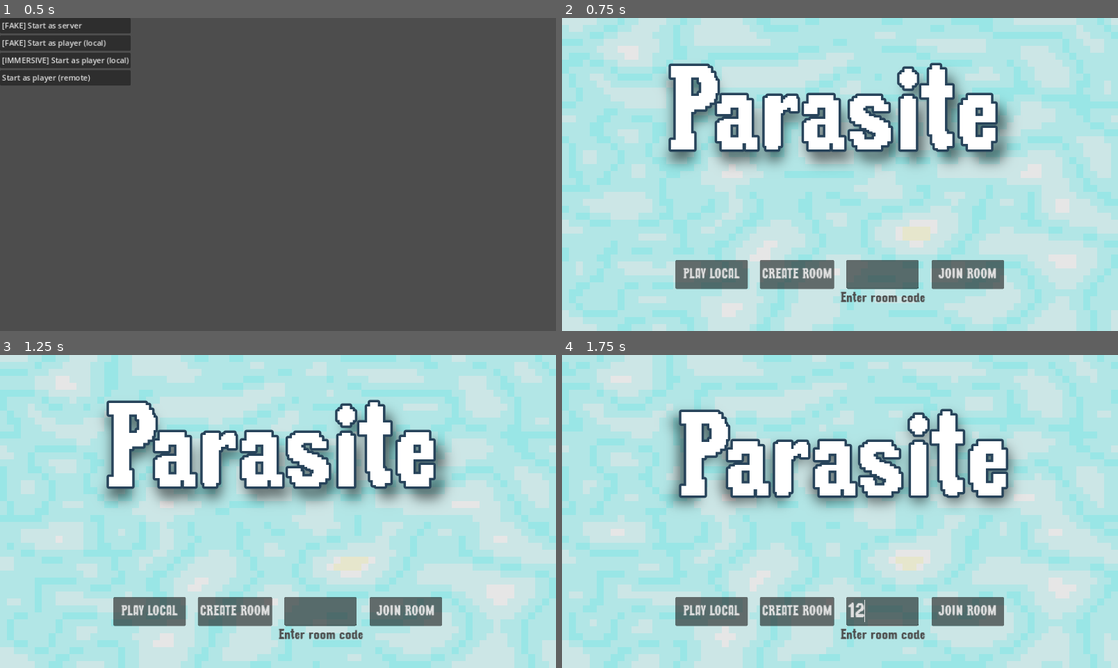
Above: before the commit, frames 1-4 (two rows, left to right).
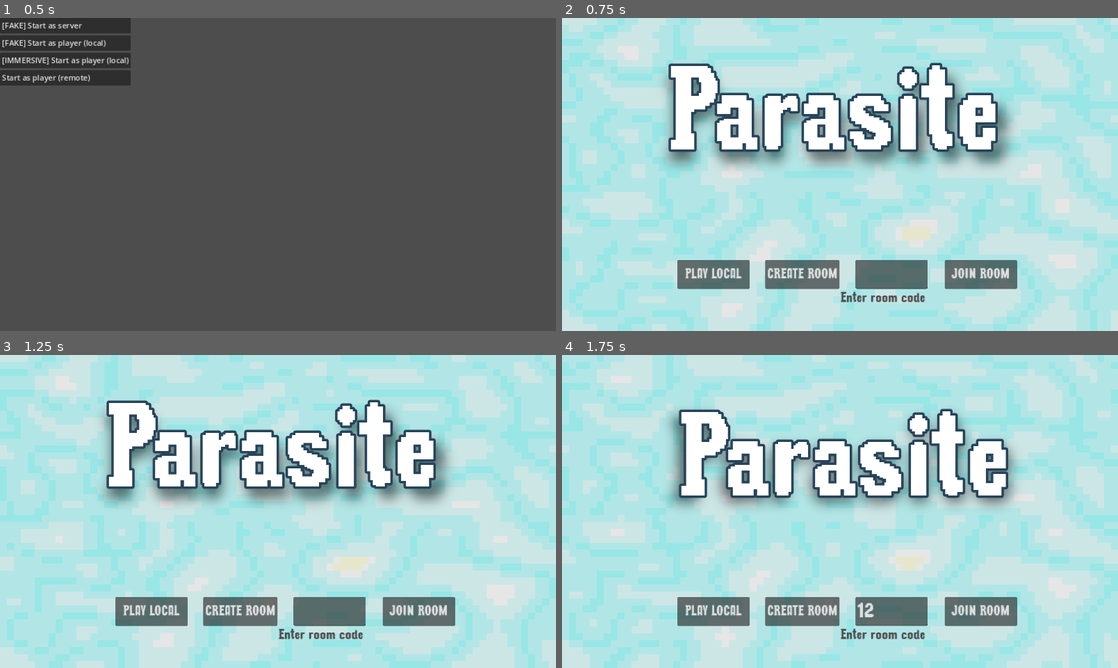
Above: after the commit, the same moments.

Repository: patator62180/GDWL_67
Game: Godot game, scene res://scenes/main/main.tscn
Same seed, same stepped clock (60 frames per second), same inputs: the game is played once before the commit and once after it.
Inputs (mouse positions are in pixels of both pictures, inside the frame that each line leads up to):
- Up to frame 1 (0.5 s): no input
- Up to frame 2 (0.75 s): click "[FAKE] Start as player (local)" at 0.5 s
- Up to frame 3 (1.25 s): no input
- Up to frame 4 (1.75 s): click (884, 611) at 1.27 s; type "12" at 1.35 s

Frame 1 is identical in both runs. In frame 2, 1.8% of the frame differs, in the area x 20-82%, y 77-87%; in frame 3, 1.8%; in frame 4, 1.9%.

Commit message:
shake join button if errors on room code

Diff:
--- a/scenes/immersive/immersive.gd
+++ b/scenes/immersive/immersive.gd
@@ -30,6 +30,7 @@
     signal joined
     signal hosted
     signal peer_player_joined
+    signal joining_failed
 
     var immersive_url: String
     var game_instances_host: String
@@ -70,12 +71,16 @@
     func on_game_joined(id: int):
         joined.emit(game_room_code, id)
 
-    func on_game_room_info_received(_result, _response_code, _headers, response):
-        var peer = WebSocketMultiplayerPeer.new()
-        game_room_code = response['code']
-        multiplayer.peer_connected.connect(on_game_joined)
-        peer.create_client(game_instances_host + ':' + str(response['port']))
-        multiplayer.multiplayer_peer = peer
+    func on_game_room_info_received(_result, response_code, _headers, response):
+        if response_code != 200:
+            joining_failed.emit(response_code)
+        else:
+            var peer = WebSocketMultiplayerPeer.new()
+
+            game_room_code = response['code']
+            multiplayer.peer_connected.connect(on_game_joined)
+            peer.create_client(game_instances_host + ':' + str(response['port']))
+            multiplayer.multiplayer_peer = peer
 
     func starts_playing():
         if not is_faking_requests:
@@ -87,7 +92,7 @@
 
     func book_game_room(game_name: String):
         if is_local and is_faking_requests:
-            on_game_room_info_received(null, null, null, {'code': LOCAL_CODE, 'port': LOCAL_PORT})
+            on_game_room_info_received(null, 200, null, {'code': LOCAL_CODE, 'port': LOCAL_PORT})
         else:
             request('/game-instances/', HTTPClient.METHOD_POST, {'name': game_name}, on_game_room_info_received)
 
@@ -126,7 +131,7 @@
 
     func join_game_room(code: String):
         if is_local and is_faking_requests:
-            on_game_room_info_received(null, null, null, {'code': LOCAL_CODE, 'port': LOCAL_PORT})
+            on_game_room_info_received(null, 200, null, {'code': LOCAL_CODE, 'port': LOCAL_PORT})
         else:
             request('/game-instances/%s/' % code, HTTPClient.METHOD_GET, null, on_game_room_info_received)
 
--- a/scenes/menus/choices_screen.gd
+++ b/scenes/menus/choices_screen.gd
@@ -8,9 +8,11 @@
 @export var join_room_code: TextEdit
 @export var game_scene: PackedScene
 @export var node_to_replace: Node
+@export var animation_player: AnimationPlayer
 
 func _ready():
     Immersive.client.joined.connect(on_game_room_joined)
+    Immersive.client.joining_failed.connect(on_joining_failed)
 
     create_button.pressed.connect(create_game_room)
     join_button.pressed.connect(join_game_room)
@@ -31,11 +33,19 @@
     node_to_replace.queue_free()
     game.player_controller.lobby.initialize(game_room_code)
 
+func on_joining_failed(response_code: int):
+    visible = true
+    animation_player.play('shake')
+
 func create_game_room():
     Immersive.client.book_game_room(GAME_NAME)
     visible = false
 
+func join_game_room():
+    var room_code = join_room_code.text.to_upper()
 
-func join_game_room():
-    Immersive.client.join_game_room(join_room_code.text.to_upper())
-    visible = false
+    if len(room_code) == 4:
+        Immersive.client.join_game_room(room_code)
+        visible = false
+    else:
+        animation_player.play('shake')
--- a/scenes/menus/menus.tscn
+++ b/scenes/menus/menus.tscn
@@ -6,6 +6,56 @@
 [ext_resource type="PackedScene" uid="uid://b81kmauxqg4ws" path="res://scenes/background/background.tscn" id="2_xeypf"]
 [ext_resource type="Theme" uid="uid://bnf832jc7xfl4" path="res://scenes/background/theme_principal.tres" id="3_sn0x5"]
 [ext_resource type="Texture2D" uid="uid://6i0h0aucnuvk" path="res://sprites/title_shadow.png" id="8_6h814"]
+
+[sub_resource type="Animation" id="Animation_x4ixm"]
+resource_name = "shake"
+length = 0.3
+step = 0.01
+tracks/0/type = "value"
+tracks/0/imported = false
+tracks/0/enabled = true
+tracks/0/path = NodePath("HBoxContainer/JoinButtonContainer/JoinButton:position")
+tracks/0/interp = 1
+tracks/0/loop_wrap = true
+tracks/0/keys = {
+"times": PackedFloat32Array(0, 0.02, 0.04, 0.06, 0.08, 0.1, 0.12, 0.14, 0.16, 0.18, 0.2, 0.22, 0.24, 0.26, 0.28, 0.3),
+"transitions": PackedFloat32Array(1, 1, 1, 1, 1, 1, 1, 1, 1, 1, 1, 1, 1, 1, 1, 1),
+"update": 0,
+"values": [Vector2(15, 0), Vector2(10, 0), Vector2(20, 0), Vector2(10, 0), Vector2(20, 0), Vector2(20, 0), Vector2(10, 0), Vector2(10, 0), Vector2(15, 0), Vector2(10, 0), Vector2(20, 0), Vector2(10, 0), Vector2(20, 0), Vector2(20, 0), Vector2(10, 0), Vector2(15, 0)]
+}
+tracks/1/type = "value"
+tracks/1/imported = false
+tracks/1/enabled = true
+tracks/1/path = NodePath("HBoxContainer/JoinButtonContainer/JoinButton:modulate")
+tracks/1/interp = 1
+tracks/1/loop_wrap = true
+tracks/1/keys = {
+"times": PackedFloat32Array(0, 0.14, 0.3),
+"transitions": PackedFloat32Array(0.0915054, 4.14106, 1),
+"update": 0,
+"values": [Color(1, 1, 1, 1), Color(1, 0, 0, 1), Color(1, 1, 1, 1)]
+}
+
+[sub_resource type="Animation" id="Animation_hq5pi"]
+resource_name = "RESET"
+tracks/0/type = "value"
+tracks/0/imported = false
+tracks/0/enabled = true
+tracks/0/path = NodePath("HBoxContainer/JoinButtonContainer/JoinButton:modulate")
+tracks/0/interp = 1
+tracks/0/loop_wrap = true
+tracks/0/keys = {
+"times": PackedFloat32Array(0),
+"transitions": PackedFloat32Array(1),
+"update": 0,
+"values": [Color(1, 1, 1, 1)]
+}
+
+[sub_resource type="AnimationLibrary" id="AnimationLibrary_hoieq"]
+_data = {
+"RESET": SubResource("Animation_hq5pi"),
+"shake": SubResource("Animation_x4ixm")
+}
 
 [node name="Menus" type="Node2D" node_paths=PackedStringArray("choices_screen")]
 script = ExtResource("1_w7o1w")
@@ -23,7 +73,7 @@
 
 [node name="Background2" parent="CanvasLayer/Viewport" instance=ExtResource("2_xeypf")]
 
-[node name="ChoicesScreen" type="Control" parent="CanvasLayer/Viewport" node_paths=PackedStringArray("create_button", "join_button", "play_local_button", "join_room_code", "node_to_replace")]
+[node name="ChoicesScreen" type="Control" parent="CanvasLayer/Viewport" node_paths=PackedStringArray("create_button", "join_button", "play_local_button", "join_room_code", "node_to_replace", "animation_player")]
 layout_mode = 1
 anchors_preset = 7
 anchor_left = 0.5
@@ -38,11 +88,12 @@
 grow_vertical = 0
 script = ExtResource("2_b0ar7")
 create_button = NodePath("HBoxContainer/CreateButton")
-join_button = NodePath("HBoxContainer/JoinButton")
+join_button = NodePath("HBoxContainer/JoinButtonContainer/JoinButton")
 play_local_button = NodePath("HBoxContainer/LocalRoomButton")
 join_room_code = NodePath("HBoxContainer/JoinRoomCode")
 game_scene = ExtResource("2_h078q")
 node_to_replace = NodePath("../../..")
+animation_player = NodePath("AnimationPlayer")
 
 [node name="HBoxContainer" type="HBoxContainer" parent="CanvasLayer/Viewport/ChoicesScreen"]
 layout_mode = 1
@@ -82,9 +133,17 @@
 theme = ExtResource("3_sn0x5")
 theme_override_font_sizes/font_size = 45
 
-[node name="JoinButton" type="Button" parent="CanvasLayer/Viewport/ChoicesScreen/HBoxContainer"]
+[node name="JoinButtonContainer" type="Control" parent="CanvasLayer/Viewport/ChoicesScreen/HBoxContainer"]
+custom_minimum_size = Vector2(150, 60)
+layout_direction = 1
+layout_mode = 2
+
+[node name="JoinButton" type="Button" parent="CanvasLayer/Viewport/ChoicesScreen/HBoxContainer/JoinButtonContainer"]
 custom_minimum_size = Vector2(150, 60)
 layout_mode = 2
+offset_left = 15.0
+offset_right = 165.0
+offset_bottom = 60.0
 size_flags_horizontal = 6
 theme = ExtResource("3_sn0x5")
 theme_override_font_sizes/font_size = 30
@@ -99,6 +158,11 @@
 theme = ExtResource("3_sn0x5")
 theme_override_colors/font_color = Color(0.301961, 0.301961, 0.301961, 1)
 text = "Enter room code"
+
+[node name="AnimationPlayer" type="AnimationPlayer" parent="CanvasLayer/Viewport/ChoicesScreen"]
+libraries = {
+"": SubResource("AnimationLibrary_hoieq")
+}
 
 [node name="GameTitleShadow" type="Sprite2D" parent="CanvasLayer/Viewport"]
 modulate = Color(1, 1, 1, 0.588235)
Not shown: 1 places in scenes/menus/menus.tscn that only renumber resources
